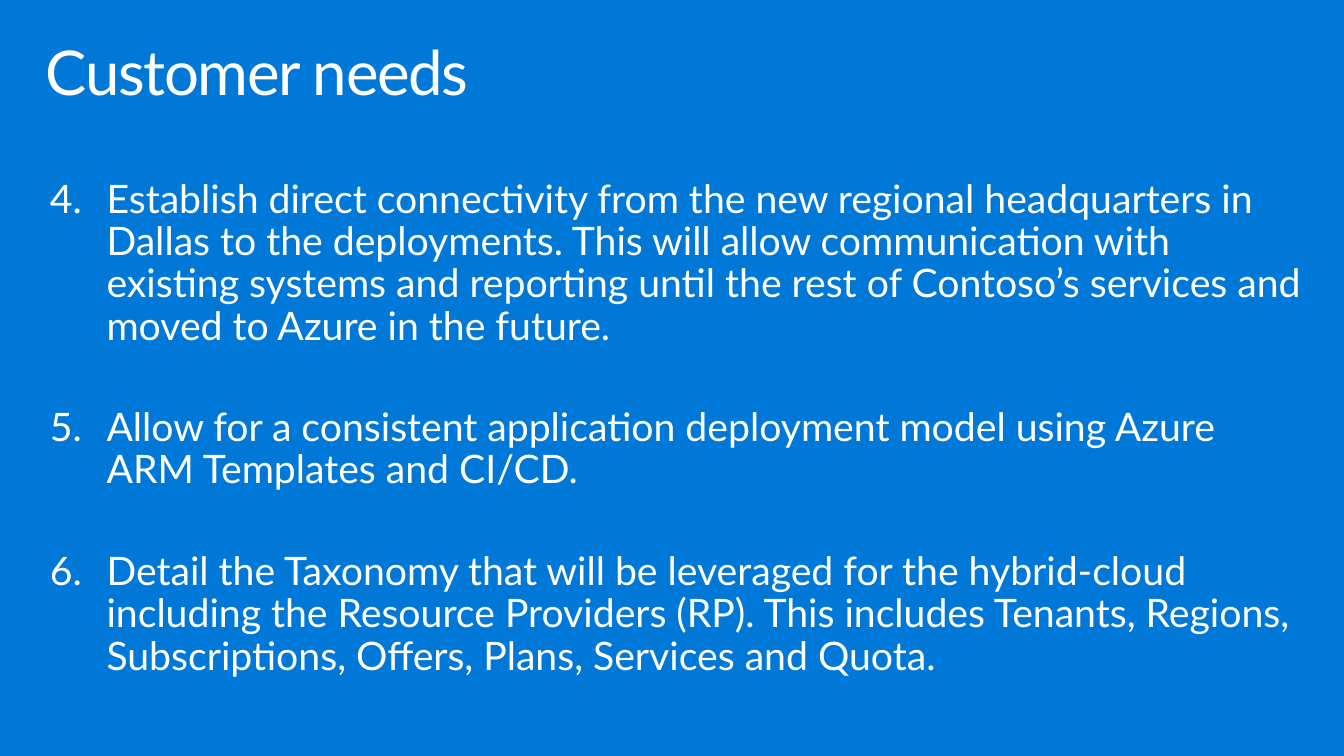
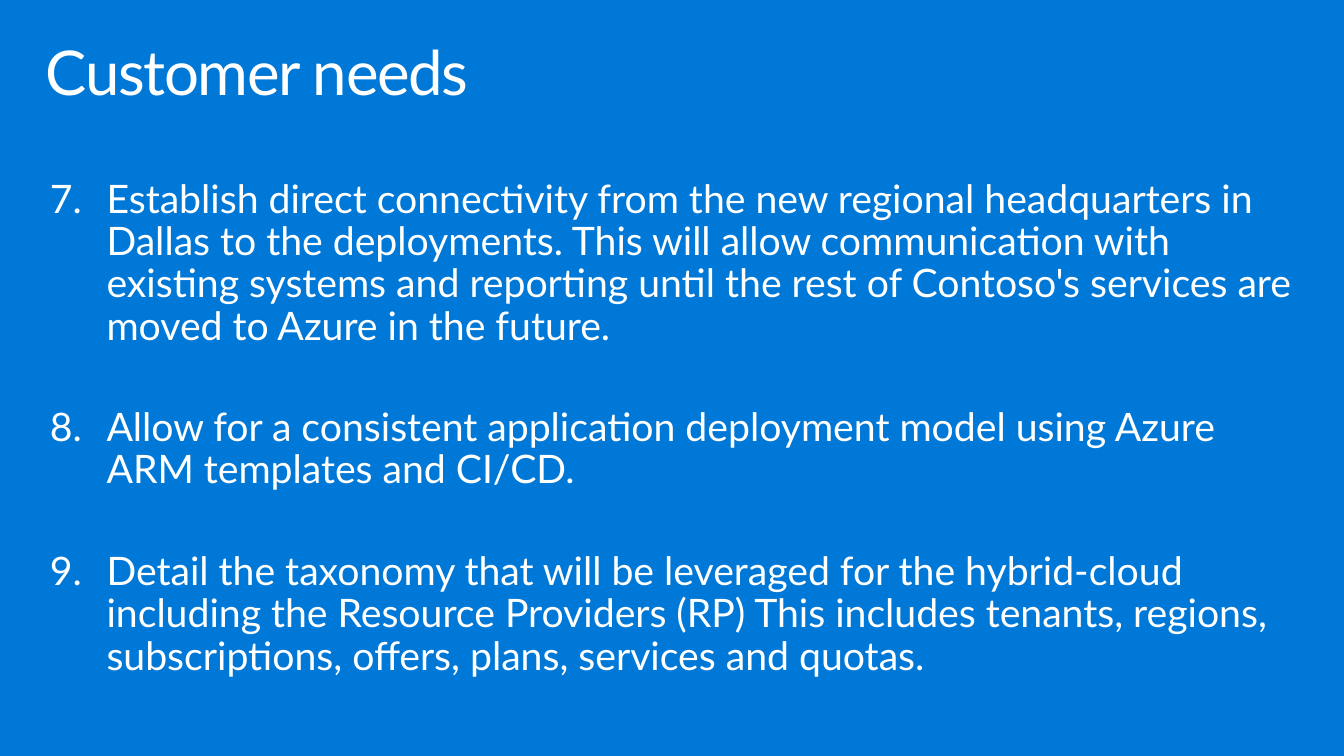
Before and after one commit to polichtm/MCW-Azure-Stack, a slide deck: slide 15 of Whiteboard design session/WDS trainer presentation - Azure Stack.pptx (slide 12 before the commit). Drawn at 1344x756 pixels with LibreOffice and Linux fonts; fonts in the diff are those of the drawing. Boxes give left, top, right and bottom in pixels: in the first picture for what was removed or moved away, otherwise in the second. Text is boxed around its words. In the diff, an @@ line names an element or a change of style, - is before the commit and + after.

```diff
--- a/Whiteboard design session/WDS trainer presentation - Azure Stack.pptx
+++ b/Whiteboard design session/WDS trainer presentation - Azure Stack.pptx
@@ text at <box>107,184,1292,677</box>: text changed @@
-4. Establish direct connectivity from the new regional headquarters in Dallas to the deployments. This will allow communication with existing systems and reporting until the rest of Contoso’s services and moved to Azure in the future.
-5. Allow for a consistent application deployment model using Azure ARM Templates and CI/CD.
-6. Detail the Taxonomy that will be leveraged for the hybrid-cloud including the Resource Providers (RP). This includes Tenants, Regions, Subscriptions, Offers, Plans, Services and Quota.
+7. Establish direct connectivity from the new regional headquarters in Dallas to the deployments. This will allow communication with existing systems and reporting until the rest of Contoso's services are moved to Azure in the future.
+8. Allow for a consistent application deployment model using Azure ARM templates and CI/CD.
+9. Detail the taxonomy that will be leveraged for the hybrid-cloud including the Resource Providers (RP) This includes tenants, regions, subscriptions, offers, plans, services and quotas.
```
Also in this commit, not shown: 24 other slides changed, 15 slides added, 1 slide removed, 2 other files.
